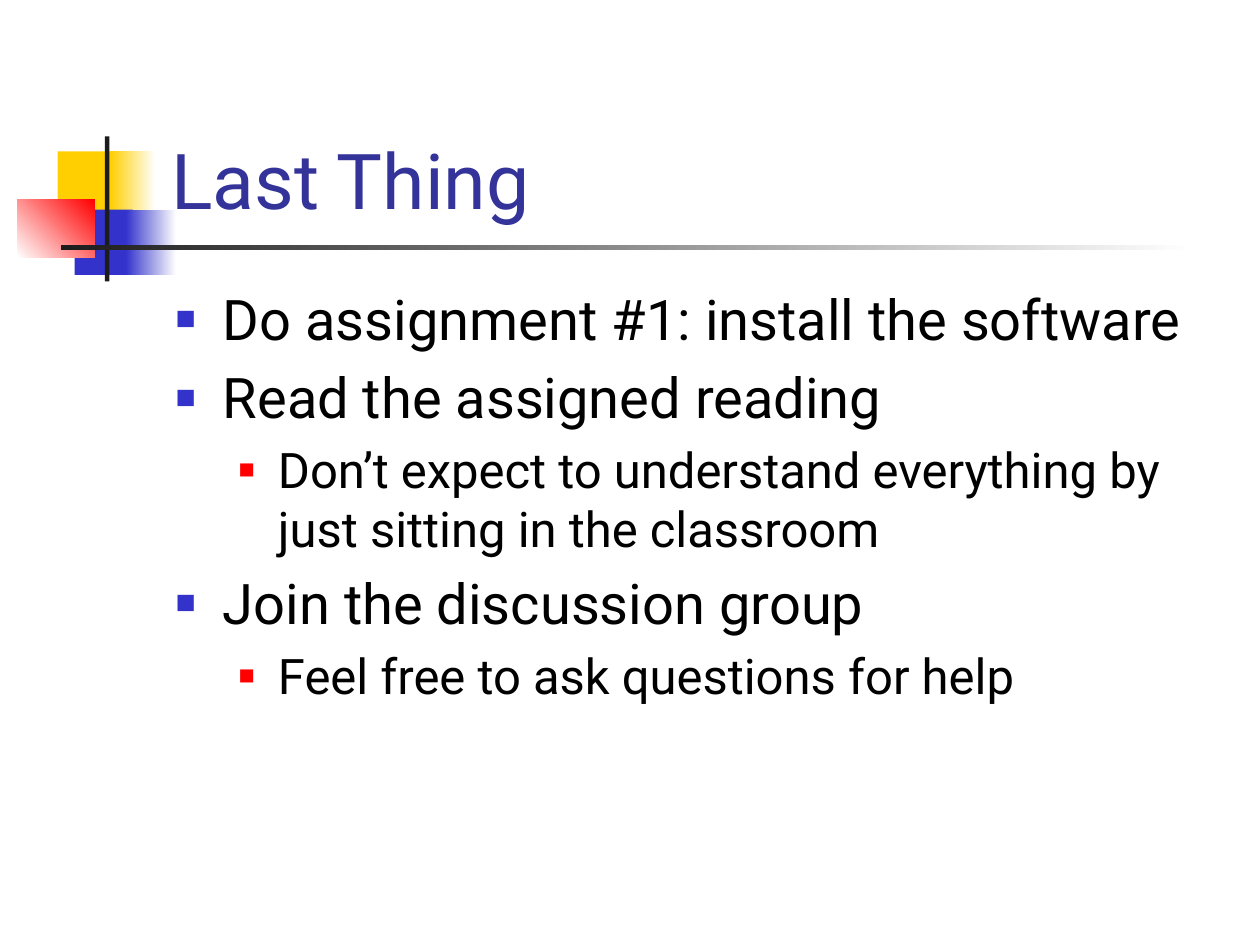
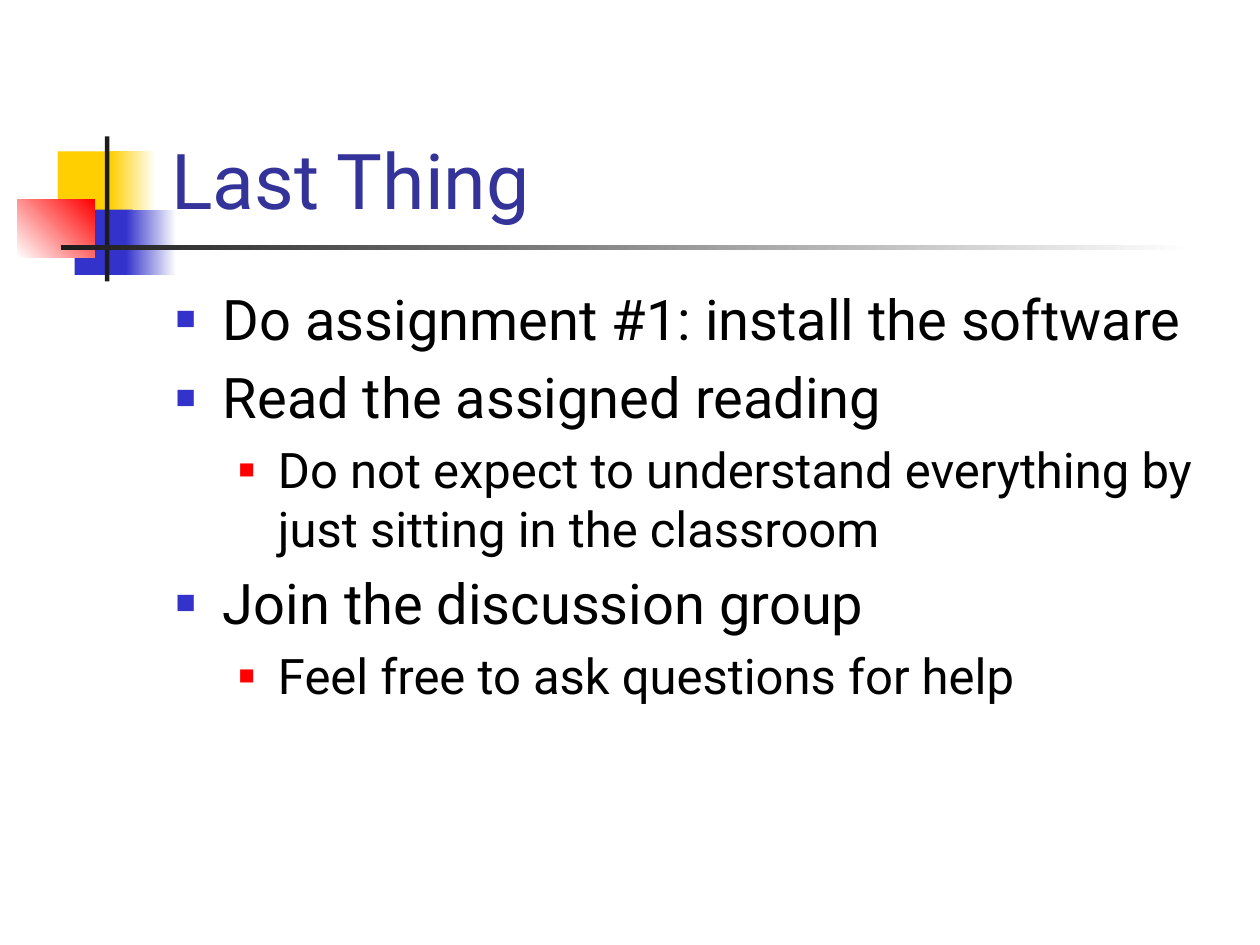
Before and after one commit to csslab-ustc/csslab-ustc.github.io, a slide deck: slide 16 of courses/theory/slides/lec01-overview.pptx. Drawn at 1260x945 pixels with LibreOffice and Linux fonts; fonts in the diff are those of the drawing. Boxes give left, top, right and bottom in pixels: in the first picture for what was removed or moved away, otherwise in the second. Text is boxed around its words. In the diff, an @@ line names an element or a change of style, - is before the commit and + after.

```diff
--- a/courses/theory/slides/lec01-overview.pptx
+++ b/courses/theory/slides/lec01-overview.pptx
@@ text at [278, 451, 1192, 558]: text changed @@
-  ■ Don’t expect to understand everything by just sitting in the classroom
+  ■ Do not expect to understand everything by just sitting in the classroom
```
Also in this commit, not shown: 2 other slides changed, 4 other files.
